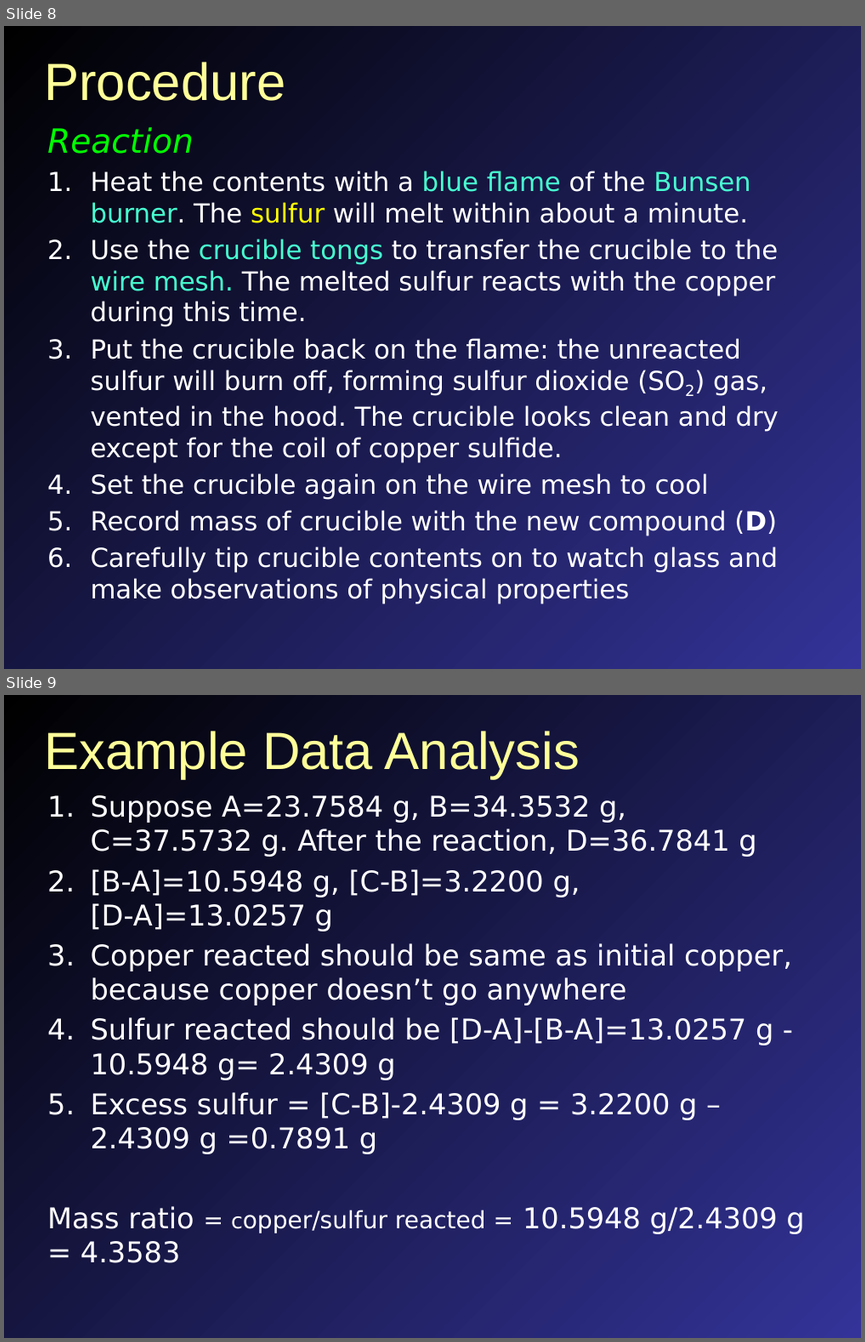
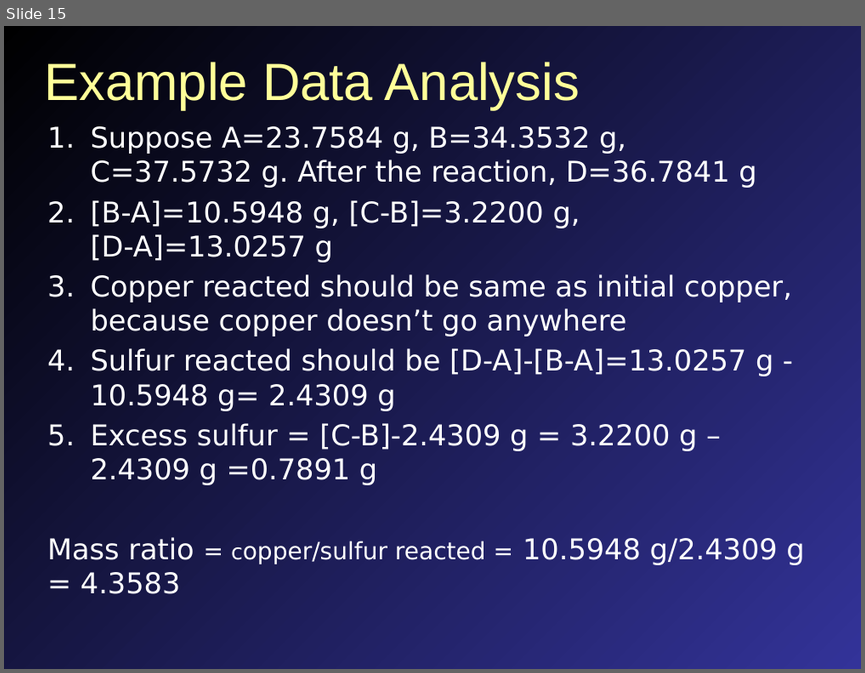
Before and after one commit to mavigozler/mavigozler.github.io, a slide deck: Teaching/Chemistry/Labs/FCC Chem 3A Expt 10a Types of Reactions.pptx. Shown one above the other, each under a label of ours: slides 8 and 9 before the commit, slide 15 after it. The pictures are 865x1342 and 865x673 pixels, drawn with LibreOffice and Linux fonts; fonts in the diff are those of the drawing. Boxes give left, top, right and bottom in pixels: in the first picture for what was removed or moved away, otherwise in the second. Text is boxed around its words. In the diff, an @@ line names an element or a change of style, - is before the commit and + after.

```diff
--- a/Teaching/Chemistry/Labs/FCC Chem 3A Expt 10a Types of Reactions.pptx
+++ b/Teaching/Chemistry/Labs/FCC Chem 3A Expt 10a Types of Reactions.pptx
@@ slide 8 removed at bbox=[4, 26, 861, 669], background gradient #000000 to #333399 @@
@@ title removed at bbox=[44, 62, 285, 101] @@
-Procedure
@@ text removed at bbox=[47, 127, 778, 604] @@
-Reaction
-1. Heat the contents with a blue flame of the Bunsen burner. The sulfur will melt within about a minute.
-2. Use the crucible tongs to transfer the crucible to the wire mesh. The melted sulfur reacts with the copper during this time.
-3. Put the crucible back on the flame: the unreacted sulfur will burn off, forming sulfur dioxide (SO2) gas, vented in the hood. The crucible looks clean and dry except for the coil of copper sulfide.
-4. Set the crucible again on the wire mesh to cool
-5. Record mass of crucible with the new compound (D)
-6. Carefully tip crucible contents on to watch glass and make observations of physical properties
@@ what was slide 9 is now slide 15 @@
```
Also in this commit, not shown: 4 slides changed, 8 slides added, 1 other slide removed, 42 other files.
